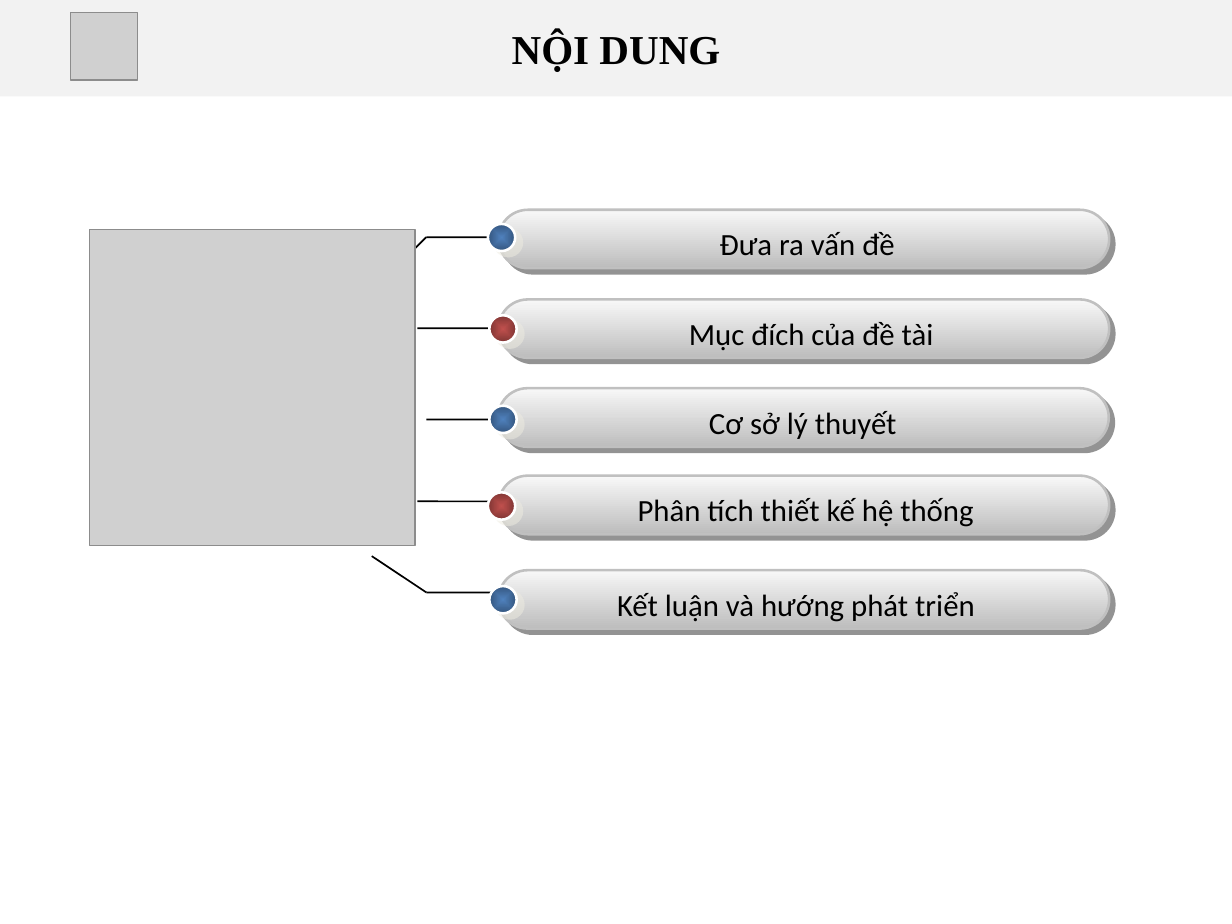
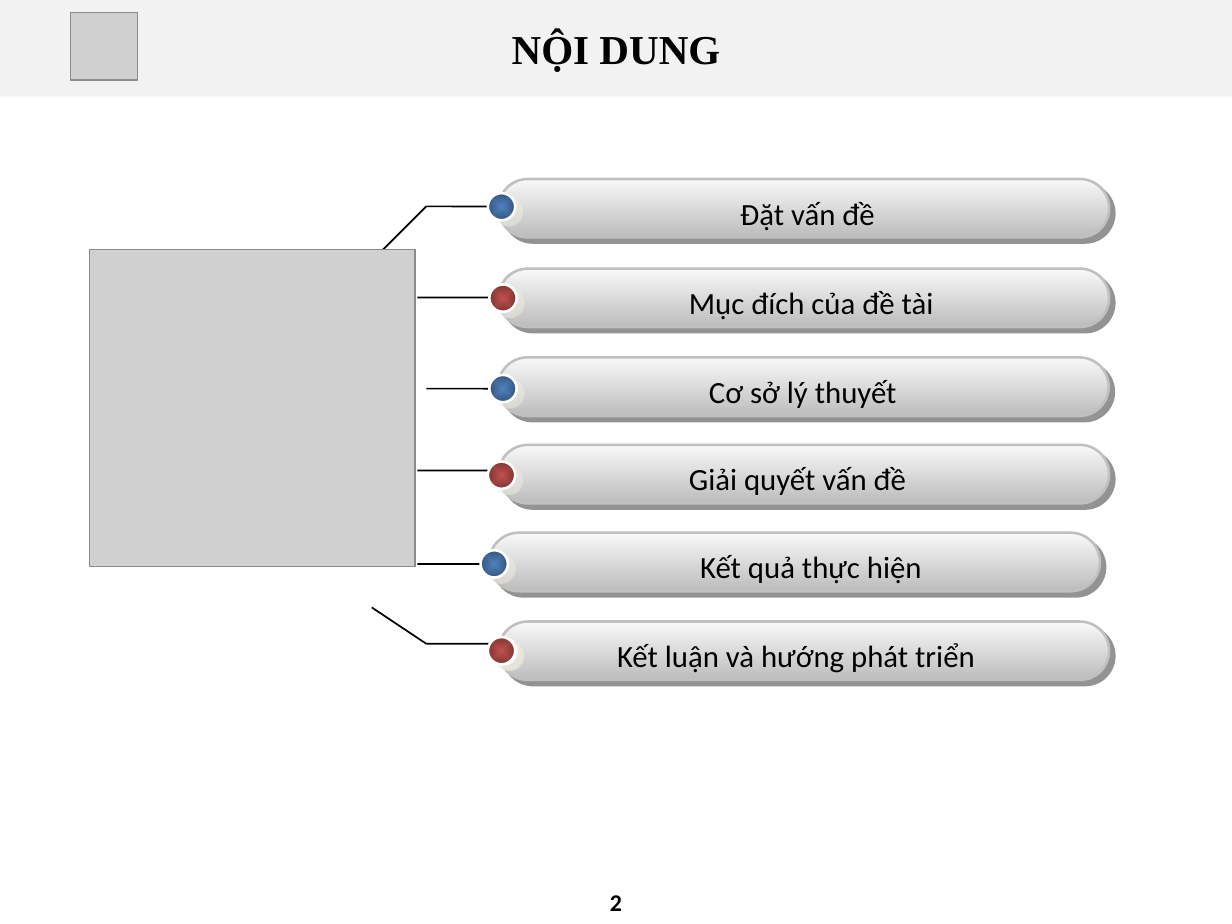
Before and after one commit to tinhphandotco/webrtc, a slide deck: slide 2 of baocao/BaoCao_DATN_TranThongThanhLuan.pptx. Drawn at 1232x924 pixels with LibreOffice and Linux fonts; fonts in the diff are those of the drawing; grey boxes stand for pictures; background and template pictures are left out. Boxes give left, top, right and bottom in pixels: in the first picture for what was removed or moved away, otherwise in the second. Text is boxed around its words. In the diff, an @@ line names an element or a change of style, - is before the commit and + after.

```diff
--- a/baocao/BaoCao_DATN_TranThongThanhLuan.pptx
+++ b/baocao/BaoCao_DATN_TranThongThanhLuan.pptx
@@ text at <box>740,202,874,231</box>: text changed @@
-Đưa ra vấn đề
+Đặt vấn đề
@@ picture: place and size @@
-picture at <box>90,229,415,546</box>
+picture at <box>90,250,415,567</box>
@@ 5 lines, 4 rounded rectangles, 4 ellipses, 2 texts: place and size @@
-5 lines, 4 rounded rectangles, 4 ellipses, 2 texts at <box>381,209,1110,535</box>
+5 lines, 4 rounded rectangles, 4 ellipses, 2 texts at <box>381,179,1110,504</box>
@@ text at <box>689,467,906,495</box>: text changed @@
-Phân tích thiết kế hệ thống
+Giải quyết vấn đề
@@ rounded rectangle added at <box>489,532,1100,591</box>, fill gradient #F8F8F8 to #DDDDDD, outline #C0C0C0 1.5 pt @@
@@ line added from (418, 564) to (490, 564), #000000 1 pt @@
@@ ellipse added at <box>480,551,508,578</box>, fill gradient #4F81BD to #426C9E, outline #FFFFFF 1.5 pt @@
@@ text added at <box>700,555,922,584</box>, 18 pt, text #000000 @@
+Kết quả thực hiện
@@ 2 lines, 1 text, 1 ellipse, 1 rounded rectangle: place and size @@
-2 lines, 1 text, 1 ellipse, 1 rounded rectangle at <box>372,556,1110,628</box>
+2 lines, 1 text, 1 ellipse, 1 rounded rectangle at <box>372,607,1110,680</box>
@@ ellipse added at <box>488,637,515,664</box>, fill gradient #C0504D to #A14341, outline #FFFFFF 1.5 pt @@
@@ page number added at <box>610,895,622,911</box>, 14 pt, text #000000, bold @@
+2
```
Also in this commit, not shown: 15 other slides changed, 12 other files.
